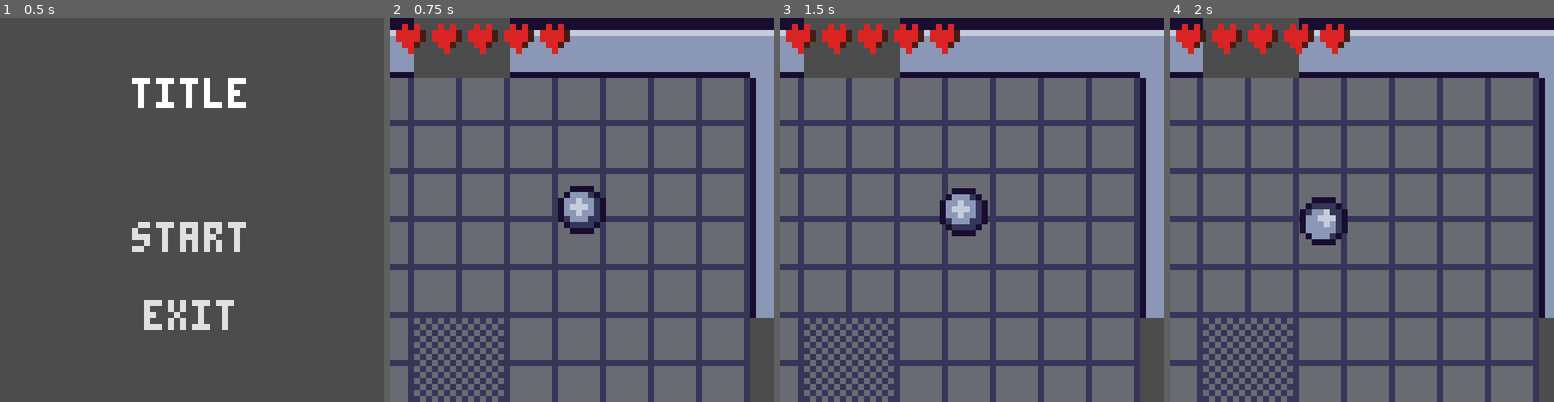
Above: before the commit, frames 1-4 (left to right).
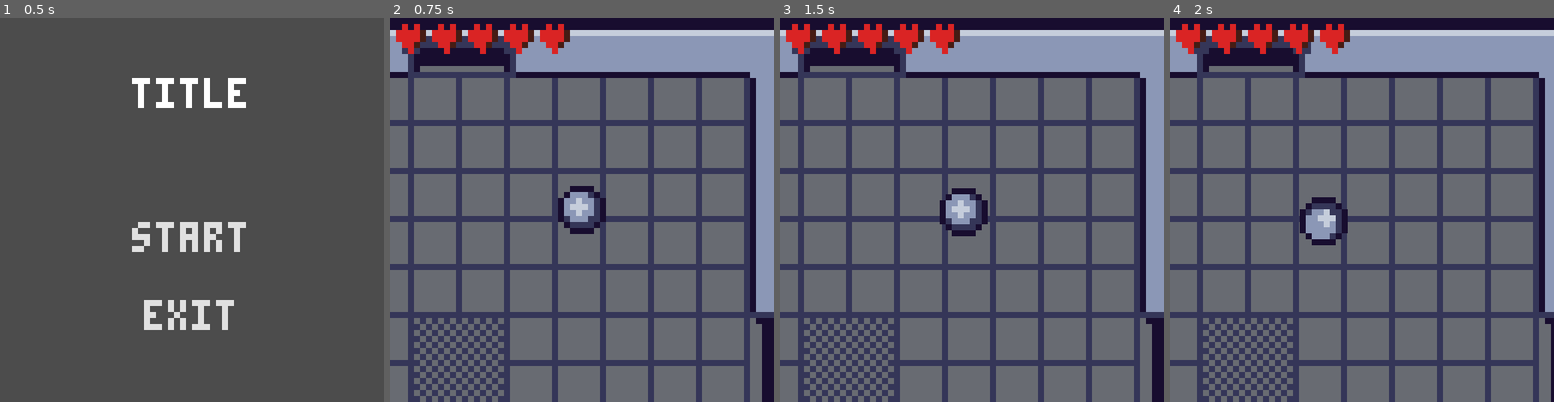
Above: after the commit, the same moments.

Repository: svntax/LowRezJam2020
Game: Godot game, scene res://Main.tscn
Two runs of this game, one before a commit and one after it. Both use one fixed random seed, a clock stepped at 60 frames per second and the inputs below.
Inputs (mouse positions are in pixels of both pictures, inside the frame that each line leads up to):
- Up to frame 1 (0.5 s): no input
- Up to frame 2 (0.75 s): click "START" at 0.5 s
- Up to frame 3 (1.5 s): tap Enter at 1.25 s; move the mouse to (1056, 190) at 1.27 s; click (1056, 190) at 1.35 s
- Up to frame 4 (2 s): no input

Frame 1 is identical in both runs. In frame 2, 3.9% of the frame differs, in the area x 3-100%, y 0-100%; in frame 3, 3.9%; in frame 4, 3.4%.

Commit message:
Added doors with proper z-indexing. Updated power bar colors.

Diff:
--- a/Environment/Pots/PotNormal.tscn
+++ b/Environment/Pots/PotNormal.tscn
@@ -19,5 +19,6 @@
 texture = ExtResource( 1 )
 
 [node name="Collision" type="CollisionShape2D" parent="."]
+visible = false
 position = Vector2( 0, 0.5 )
 shape = SubResource( 1 )
--- /dev/null
+++ b/LevelGeneration/Door.gd
@@ -0,0 +1,7 @@
+extends Node2D
+
+export (bool) var draw_bottom_line = false
+
+func _ready():
+	if draw_bottom_line:
+		$Line.show()
--- /dev/null
+++ b/LevelGeneration/Door.tscn
@@ -0,0 +1,31 @@
+[gd_scene load_steps=5 format=2]
+
+[ext_resource path="res://LevelGeneration/door_bottom.png" type="Texture" id=1]
+[ext_resource path="res://LevelGeneration/door_top.png" type="Texture" id=2]
+[ext_resource path="res://LevelGeneration/door_overhang.png" type="Texture" id=3]
+[ext_resource path="res://LevelGeneration/Door.gd" type="Script" id=4]
+
+[node name="Door" type="Node2D"]
+script = ExtResource( 4 )
+
+[node name="Bottom" type="Sprite" parent="."]
+texture = ExtResource( 1 )
+
+[node name="Line" type="Sprite" parent="."]
+visible = false
+position = Vector2( 0, 4 )
+texture = ExtResource( 1 )
+region_enabled = true
+region_rect = Rect2( 2, 1, 18, 1 )
+
+[node name="Top" type="Sprite" parent="."]
+z_index = 10
+texture = ExtResource( 2 )
+
+[node name="Sprite" type="Sprite" parent="Top"]
+position = Vector2( -4, -8 )
+texture = ExtResource( 3 )
+
+[node name="Sprite2" type="Sprite" parent="Top"]
+position = Vector2( 4, -8 )
+texture = ExtResource( 3 )
--- /dev/null
+++ b/LevelGeneration/DungeonTileset.tres
@@ -0,0 +1,175 @@
+[gd_resource type="TileSet" load_steps=5 format=2]
+
+[ext_resource path="res://LevelGeneration/dungeon_tiles.png" type="Texture" id=1]
+
+[sub_resource type="ConvexPolygonShape2D" id=4]
+points = PoolVector2Array( 8, 8, 0, 8, 0, 0, 8, 0 )
+
+[sub_resource type="ConvexPolygonShape2D" id=2]
+points = PoolVector2Array( 8, 8, 0, 8, 0, 0, 8, 0 )
+
+[sub_resource type="ConvexPolygonShape2D" id=3]
+points = PoolVector2Array( 8, 8, 0, 8, 0, 0, 8, 0 )
+
+[resource]
+0/name = "ceiling"
+0/texture = ExtResource( 1 )
+0/tex_offset = Vector2( 0, 0 )
+0/modulate = Color( 1, 1, 1, 1 )
+0/region = Rect2( 0, 0, 8, 8 )
+0/tile_mode = 0
+0/occluder_offset = Vector2( 0, 0 )
+0/navigation_offset = Vector2( 0, 0 )
+0/shape_offset = Vector2( 0, 0 )
+0/shape_transform = Transform2D( 1, 0, 0, 1, 0, 0 )
+0/shape = SubResource( 4 )
+0/shape_one_way = false
+0/shape_one_way_margin = 1.0
+0/shapes = [ {
+"autotile_coord": Vector2( 0, 0 ),
+"one_way": false,
+"one_way_margin": 1.0,
+"shape": SubResource( 4 ),
+"shape_transform": Transform2D( 1, 0, 0, 1, 0, 0 )
+} ]
+0/z_index = 0
+1/name = "floor"
+1/texture = ExtResource( 1 )
+1/tex_offset = Vector2( 0, 0 )
+1/modulate = Color( 1, 1, 1, 1 )
+1/region = Rect2( 8, 0, 8, 8 )
+1/tile_mode = 0
+1/occluder_offset = Vector2( 0, 0 )
+1/navigation_offset = Vector2( 0, 0 )
+1/shape_offset = Vector2( 0, 0 )
+1/shape_transform = Transform2D( 1, 0, 0, 1, 0, 0 )
+1/shape_one_way = false
+1/shape_one_way_margin = 0.0
+1/shapes = [  ]
+1/z_index = 0
+2/name = "wall"
+2/texture = ExtResource( 1 )
+2/tex_offset = Vector2( 0, 0 )
+2/modulate = Color( 1, 1, 1, 1 )
+2/region = Rect2( 8, 8, 8, 8 )
+2/tile_mode = 0
+2/occluder_offset = Vector2( 0, 0 )
+2/navigation_offset = Vector2( 0, 0 )
+2/shape_offset = Vector2( 0, 0 )
+2/shape_transform = Transform2D( 1, 0, 0, 1, 0, 0 )
+2/shape = SubResource( 2 )
+2/shape_one_way = false
+2/shape_one_way_margin = 1.0
+2/shapes = [ {
+"autotile_coord": Vector2( 0, 0 ),
+"one_way": false,
+"one_way_margin": 1.0,
+"shape": SubResource( 2 ),
+"shape_transform": Transform2D( 1, 0, 0, 1, 0, 0 )
+} ]
+2/z_index = 0
+3/name = "wall_corner"
+3/texture = ExtResource( 1 )
+3/tex_offset = Vector2( 0, 0 )
+3/modulate = Color( 1, 1, 1, 1 )
+3/region = Rect2( 0, 8, 8, 8 )
+3/tile_mode = 0
+3/occluder_offset = Vector2( 0, 0 )
+3/navigation_offset = Vector2( 0, 0 )
+3/shape_offset = Vector2( 0, 0 )
+3/shape_transform = Transform2D( 1, 0, 0, 1, 0, 0 )
+3/shape_one_way = false
+3/shape_one_way_margin = 0.0
+3/shapes = [  ]
+3/z_index = 0
+4/name = "wall02"
+4/texture = ExtResource( 1 )
+4/tex_offset = Vector2( 0, 0 )
+4/modulate = Color( 1, 1, 1, 1 )
+4/region = Rect2( 16, 8, 8, 8 )
+4/tile_mode = 0
+4/occluder_offset = Vector2( 0, 0 )
+4/navigation_offset = Vector2( 0, 0 )
+4/shape_offset = Vector2( 0, 0 )
+4/shape_transform = Transform2D( 1, 0, 0, 1, 0, 0 )
+4/shape = SubResource( 3 )
+4/shape_one_way = false
+4/shape_one_way_margin = 1.0
+4/shapes = [ {
+"autotile_coord": Vector2( 0, 0 ),
+"one_way": false,
+"one_way_margin": 1.0,
+"shape": SubResource( 3 ),
+"shape_transform": Transform2D( 1, 0, 0, 1, 0, 0 )
+} ]
+4/z_index = 0
+5/name = "checkered_floor"
+5/texture = ExtResource( 1 )
+5/tex_offset = Vector2( 0, 0 )
+5/modulate = Color( 1, 1, 1, 1 )
+5/region = Rect2( 16, 0, 8, 8 )
+5/tile_mode = 0
+5/occluder_offset = Vector2( 0, 0 )
+5/navigation_offset = Vector2( 0, 0 )
+5/shape_offset = Vector2( 0, 0 )
+5/shape_transform = Transform2D( 1, 0, 0, 1, 0, 0 )
+5/shape_one_way = false
+5/shape_one_way_margin = 0.0
+5/shapes = [  ]
+5/z_index = 0
+6/name = "floor03"
+6/texture = ExtResource( 1 )
+6/tex_offset = Vector2( 0, 0 )
+6/modulate = Color( 1, 1, 1, 1 )
+6/region = Rect2( 24, 0, 8, 8 )
+6/tile_mode = 0
+6/occluder_offset = Vector2( 0, 0 )
+6/navigation_offset = Vector2( 0, 0 )
+6/shape_offset = Vector2( 0, 0 )
+6/shape_transform = Transform2D( 1, 0, 0, 1, 0, 0 )
+6/shape_one_way = false
+6/shape_one_way_margin = 0.0
+6/shapes = [  ]
+6/z_index = 0
+7/name = "checkered_floor_v"
+7/texture = ExtResource( 1 )
+7/tex_offset = Vector2( 0, 0 )
+7/modulate = Color( 1, 1, 1, 1 )
+7/region = Rect2( 32, 0, 8, 8 )
+7/tile_mode = 0
+7/occluder_offset = Vector2( 0, 0 )
+7/navigation_offset = Vector2( 0, 0 )
+7/shape_offset = Vector2( 0, 0 )
+7/shape_transform = Transform2D( 1, 0, 0, 1, 0, 0 )
+7/shape_one_way = false
+7/shape_one_way_margin = 0.0
+7/shapes = [  ]
+7/z_index = 0
+8/name = "checkered_floor_h"
+8/texture = ExtResource( 1 )
+8/tex_offset = Vector2( 0, 0 )
+8/modulate = Color( 1, 1, 1, 1 )
+8/region = Rect2( 40, 0, 8, 8 )
+8/tile_mode = 0
+8/occluder_offset = Vector2( 0, 0 )
+8/navigation_offset = Vector2( 0, 0 )
+8/shape_offset = Vector2( 0, 0 )
+8/shape_transform = Transform2D( 1, 0, 0, 1, 0, 0 )
+8/shape_one_way = false
+8/shape_one_way_margin = 0.0
+8/shapes = [  ]
+8/z_index = 0
+9/name = "checkered_floor_corner"
+9/texture = ExtResource( 1 )
+9/tex_offset = Vector2( 0, 0 )
+9/modulate = Color( 1, 1, 1, 1 )
+9/region = Rect2( 48, 0, 8, 8 )
+9/tile_mode = 0
+9/occluder_offset = Vector2( 0, 0 )
+9/navigation_offset = Vector2( 0, 0 )
+9/shape_offset = Vector2( 0, 0 )
+9/shape_transform = Transform2D( 1, 0, 0, 1, 0, 0 )
+9/shape_one_way = false
+9/shape_one_way_margin = 0.0
+9/shapes = [  ]
+9/z_index = 0
--- a/LevelGeneration/Rooms/TestRoom.tscn
+++ b/LevelGeneration/Rooms/TestRoom.tscn
@@ -1,182 +1,48 @@
-[gd_scene load_steps=6 format=2]
+[gd_scene load_steps=4 format=2]
 
-[ext_resource path="res://LevelGeneration/dungeon_tiles.png" type="Texture" id=1]
+[ext_resource path="res://LevelGeneration/DungeonTileset.tres" type="TileSet" id=1]
 [ext_resource path="res://Environment/Pots/PotNormal.tscn" type="PackedScene" id=2]
-
-[sub_resource type="ConvexPolygonShape2D" id=2]
-points = PoolVector2Array( 8, 8, 0, 8, 0, 0, 8, 0 )
-
-[sub_resource type="ConvexPolygonShape2D" id=3]
-points = PoolVector2Array( 8, 8, 0, 8, 0, 0, 8, 0 )
-
-[sub_resource type="TileSet" id=1]
-0/name = "ceiling"
-0/texture = ExtResource( 1 )
-0/tex_offset = Vector2( 0, 0 )
-0/modulate = Color( 1, 1, 1, 1 )
-0/region = Rect2( 0, 0, 8, 8 )
-0/tile_mode = 0
-0/occluder_offset = Vector2( 0, 0 )
-0/navigation_offset = Vector2( 0, 0 )
-0/shape_offset = Vector2( 0, 0 )
-0/shape_transform = Transform2D( 1, 0, 0, 1, 0, 0 )
-0/shape_one_way = false
-0/shape_one_way_margin = 0.0
-0/shapes = [  ]
-0/z_index = 0
-1/name = "floor"
-1/texture = ExtResource( 1 )
-1/tex_offset = Vector2( 0, 0 )
-1/modulate = Color( 1, 1, 1, 1 )
-1/region = Rect2( 8, 0, 8, 8 )
-1/tile_mode = 0
-1/occluder_offset = Vector2( 0, 0 )
-1/navigation_offset = Vector2( 0, 0 )
-1/shape_offset = Vector2( 0, 0 )
-1/shape_transform = Transform2D( 1, 0, 0, 1, 0, 0 )
-1/shape_one_way = false
-1/shape_one_way_margin = 0.0
-1/shapes = [  ]
-1/z_index = 0
-2/name = "wall"
-2/texture = ExtResource( 1 )
-2/tex_offset = Vector2( 0, 0 )
-2/modulate = Color( 1, 1, 1, 1 )
-2/region = Rect2( 8, 8, 8, 8 )
-2/tile_mode = 0
-2/occluder_offset = Vector2( 0, 0 )
-2/navigation_offset = Vector2( 0, 0 )
-2/shape_offset = Vector2( 0, 0 )
-2/shape_transform = Transform2D( 1, 0, 0, 1, 0, 0 )
-2/shape = SubResource( 2 )
-2/shape_one_way = false
-2/shape_one_way_margin = 1.0
-2/shapes = [ {
-"autotile_coord": Vector2( 0, 0 ),
-"one_way": false,
-"one_way_margin": 1.0,
-"shape": SubResource( 2 ),
-"shape_transform": Transform2D( 1, 0, 0, 1, 0, 0 )
-} ]
-2/z_index = 0
-3/name = "wall_corner"
-3/texture = ExtResource( 1 )
-3/tex_offset = Vector2( 0, 0 )
-3/modulate = Color( 1, 1, 1, 1 )
-3/region = Rect2( 0, 8, 8, 8 )
-3/tile_mode = 0
-3/occluder_offset = Vector2( 0, 0 )
-3/navigation_offset = Vector2( 0, 0 )
-3/shape_offset = Vector2( 0, 0 )
-3/shape_transform = Transform2D( 1, 0, 0, 1, 0, 0 )
-3/shape_one_way = false
-3/shape_one_way_margin = 0.0
-3/shapes = [  ]
-3/z_index = 0
-4/name = "wall02"
-4/texture = ExtResource( 1 )
-4/tex_offset = Vector2( 0, 0 )
-4/modulate = Color( 1, 1, 1, 1 )
-4/region = Rect2( 16, 8, 8, 8 )
-4/tile_mode = 0
-4/occluder_offset = Vector2( 0, 0 )
-4/navigation_offset = Vector2( 0, 0 )
-4/shape_offset = Vector2( 0, 0 )
-4/shape_transform = Transform2D( 1, 0, 0, 1, 0, 0 )
-4/shape = SubResource( 3 )
-4/shape_one_way = false
-4/shape_one_way_margin = 1.0
-4/shapes = [ {
-"autotile_coord": Vector2( 0, 0 ),
-"one_way": false,
-"one_way_margin": 1.0,
-"shape": SubResource( 3 ),
-"shape_transform": Transform2D( 1, 0, 0, 1, 0, 0 )
-} ]
-4/z_index = 0
-5/name = "checkered_floor"
-5/texture = ExtResource( 1 )
-5/tex_offset = Vector2( 0, 0 )
-5/modulate = Color( 1, 1, 1, 1 )
-5/region = Rect2( 16, 0, 8, 8 )
-5/tile_mode = 0
-5/occluder_offset = Vector2( 0, 0 )
-5/navigation_offset = Vector2( 0, 0 )
-5/shape_offset = Vector2( 0, 0 )
-5/shape_transform = Transform2D( 1, 0, 0, 1, 0, 0 )
-5/shape_one_way = false
-5/shape_one_way_margin = 0.0
-5/shapes = [  ]
-5/z_index = 0
-6/name = "floor03"
-6/texture = ExtResource( 1 )
-6/tex_offset = Vector2( 0, 0 )
-6/modulate = Color( 1, 1, 1, 1 )
-6/region = Rect2( 24, 0, 8, 8 )
-6/tile_mode = 0
-6/occluder_offset = Vector2( 0, 0 )
-6/navigation_offset = Vector2( 0, 0 )
-6/shape_offset = Vector2( 0, 0 )
-6/shape_transform = Transform2D( 1, 0, 0, 1, 0, 0 )
-6/shape_one_way = false
-6/shape_one_way_margin = 0.0
-6/shapes = [  ]
-6/z_index = 0
-7/name = "checkered_floor_v"
-7/texture = ExtResource( 1 )
-7/tex_offset = Vector2( 0, 0 )
-7/modulate = Color( 1, 1, 1, 1 )
-7/region = Rect2( 32, 0, 8, 8 )
-7/tile_mode = 0
-7/occluder_offset = Vector2( 0, 0 )
-7/navigation_offset = Vector2( 0, 0 )
-7/shape_offset = Vector2( 0, 0 )
-7/shape_transform = Transform2D( 1, 0, 0, 1, 0, 0 )
-7/shape_one_way = false
-7/shape_one_way_margin = 0.0
-7/shapes = [  ]
-7/z_index = 0
-8/name = "checkered_floor_h"
-8/texture = ExtResource( 1 )
-8/tex_offset = Vector2( 0, 0 )
-8/modulate = Color( 1, 1, 1, 1 )
-8/region = Rect2( 40, 0, 8, 8 )
-8/tile_mode = 0
-8/occluder_offset = Vector2( 0, 0 )
-8/navigation_offset = Vector2( 0, 0 )
-8/shape_offset = Vector2( 0, 0 )
-8/shape_transform = Transform2D( 1, 0, 0, 1, 0, 0 )
-8/shape_one_way = false
-8/shape_one_way_margin = 0.0
-8/shapes = [  ]
-8/z_index = 0
-9/name = "checkered_floor_corner"
-9/texture = ExtResource( 1 )
-9/tex_offset = Vector2( 0, 0 )
-9/modulate = Color( 1, 1, 1, 1 )
-9/region = Rect2( 48, 0, 8, 8 )
-9/tile_mode = 0
-9/occluder_offset = Vector2( 0, 0 )
-9/navigation_offset = Vector2( 0, 0 )
-9/shape_offset = Vector2( 0, 0 )
-9/shape_transform = Transform2D( 1, 0, 0, 1, 0, 0 )
-9/shape_one_way = false
-9/shape_one_way_margin = 0.0
-9/shapes = [  ]
-9/z_index = 0
+[ext_resource path="res://LevelGeneration/Door.tscn" type="PackedScene" id=3]
 
 [node name="TestRoom" type="Node2D"]
+__meta__ = {
+"_edit_lock_": true
+}
 
 [node name="TileMap" type="TileMap" parent="."]
-tile_set = SubResource( 1 )
+tile_set = ExtResource( 1 )
 cell_size = Vector2( 8, 8 )
 cell_quadrant_size = 4
 cell_custom_transform = Transform2D( 8, 0, 0, 8, 0, 0 )
 format = 1
 tile_data = PoolIntArray( 0, 0, 0, 1, 0, 0, 2, 0, 0, 3, 0, 0, 4, 0, 0, 5, 0, 0, 6, 0, 0, 9, 0, 0, 10, 0, 0, 11, 0, 0, 1 …(3508 unchanged characters)…
+__meta__ = {
+"_edit_lock_": true
+}
 
 [node name="PotNormal" parent="." instance=ExtResource( 2 )]
 position = Vector2( 24, 24 )
 
 [node name="PotNormal2" parent="." instance=ExtResource( 2 )]
 position = Vector2( 39, 24 )
+
+[node name="NorthDoor" parent="." instance=ExtResource( 3 )]
+position = Vector2( 64, 12 )
+draw_bottom_line = true
+
+[node name="NorthDoor2" parent="." instance=ExtResource( 3 )]
+position = Vector2( 48, -10 )
+draw_bottom_line = true
+
+[node name="WestDoor" parent="." instance=ExtResource( 3 )]
+position = Vector2( 12, 64 )
+rotation = -1.57079
+draw_bottom_line = true
+
+[node name="EastDoor" parent="." instance=ExtResource( 3 )]
+position = Vector2( 116, 64 )
+rotation = -4.71238
+
+[node name="SouthDoor" parent="." instance=ExtResource( 3 )]
+position = Vector2( 64, 116 )
+rotation = -3.14159
--- a/Player/Player.gd
+++ b/Player/Player.gd
@@ -21,10 +21,13 @@
 onready var top_animation_player = $TopAnimationPlayer
 onready var middle_animation_player = $MiddleAnimationPlayer
 
+const POWER_BAR_BACK = Color("720d0d")
+const POWER_BAR_FRONT = Color("de9751")
+
 func _draw():
 	if charge_time > 0:
-		draw_rect(Rect2(-6, -5, 12, 1), Color.red)
-		draw_rect(Rect2(-6, -5, 12 * (charge_time / MAX_CHARGE_TIME), 1), Color.green)
+		draw_rect(Rect2(-6, -5, 12, 1), POWER_BAR_BACK)
+		draw_rect(Rect2(-6, -5, 12 * (charge_time / MAX_CHARGE_TIME), 1), POWER_BAR_FRONT)
 
 func _process(_delta):
 	update()
Binary file added: LevelGeneration/door_bottom.png
Not shown, added: LevelGeneration/door_bottom.png.import
Binary file added: LevelGeneration/door_overhang.png
Not shown, added: LevelGeneration/door_overhang.png.import
Binary file added: LevelGeneration/door_top.png
Not shown, added: LevelGeneration/door_top.png.import
